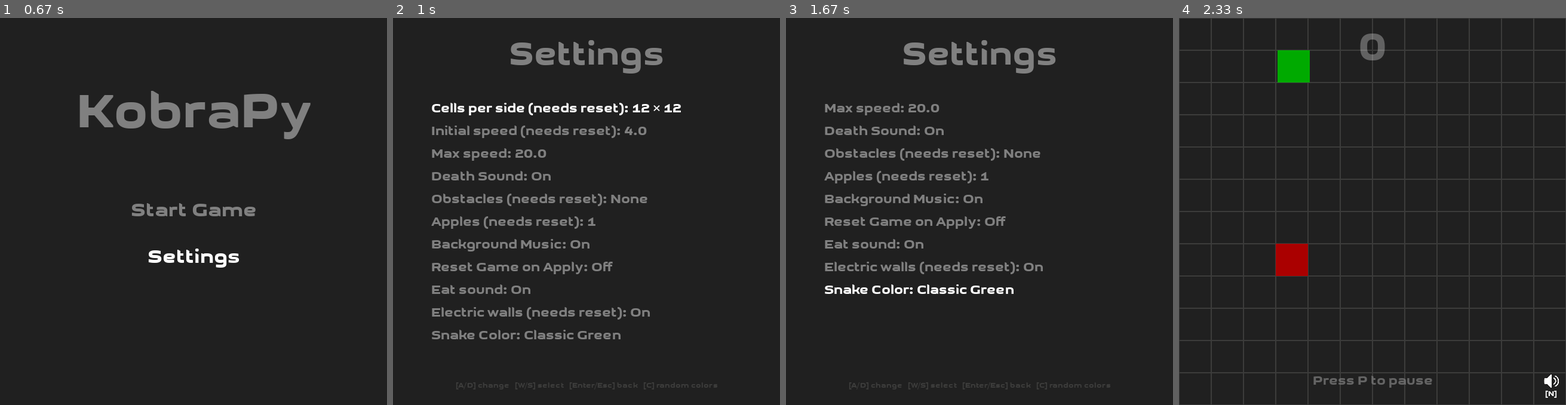
Above: before the commit, frames 1-4 (left to right).
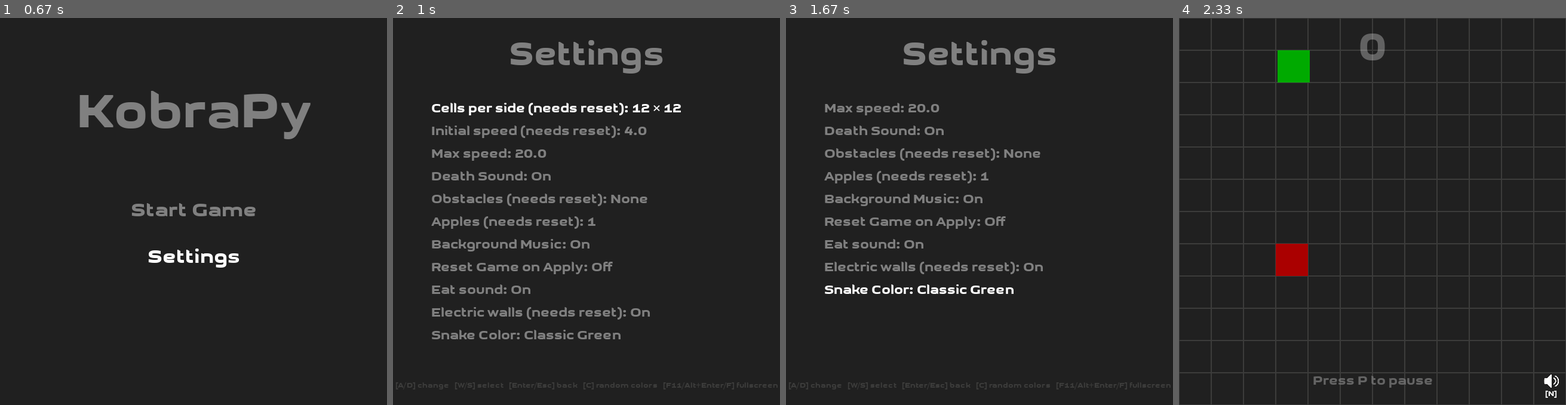
Above: after the commit, the same moments.

Repository: fossguild/naja
Game: pygame game, started from kobra.py
Same seed, same stepped clock (60 frames per second), same inputs: the game is played once before the commit and once after it.
Inputs:
- Up to frame 1 (0.67 s): hold F11 from 0.33 s (still down); hold Up from 0.33 s (still down)
- Up to frame 2 (1 s): release F11 at 0.8 s; release Up at 0.8 s; tap Enter at 0.83 s
- Up to frame 3 (1.67 s): hold F11 1.17-1.63 s; hold Up 1.17-1.63 s
- Up to frame 4 (2.33 s): tap Enter at 1.67 s; click "Start Game" at 2.05 s

Frame 1 is identical in both runs. In frame 2, 0.3% of the frame differs, in the area x 0-100%, y 94-96%; in frame 3, 0.3%; in frame 4, nothing differs.

Commit message:
feat(kobra): make gameplay fill the entire screen with fullscreen mode
- add set_fullscreen helper (SCALED|FULLSCREEN) preserving logical resolution

- start in fullscreen by default

- allow toggling with F11, Alt+Enter, and F in menus and during gameplay

Closes #176

Diff:
--- a/kobra.py
+++ b/kobra.py
@@ -46,6 +46,19 @@
 # Initialize the audio mixer
 pygame.mixer.init()
 
+# --- Fullscreen helpers ---
+DISPLAY_FLAGS = pygame.SCALED  # windowed scaled by default
+IS_FULLSCREEN = False
+
+
+def set_fullscreen(state: GameState, enable: bool) -> None:
+    """Switch fullscreen on/off while keeping logical resolution."""
+    global DISPLAY_FLAGS, IS_FULLSCREEN
+    IS_FULLSCREEN = enable
+    DISPLAY_FLAGS = (pygame.SCALED | pygame.FULLSCREEN) if enable else pygame.SCALED
+    state.arena = pygame.display.set_mode((state.width, state.height), DISPLAY_FLAGS)
+    pygame.display.set_caption(WINDOW_TITLE)
+
 
 ##
 ## Settings Menu Functions
@@ -95,7 +108,7 @@
         state.arena.blit(text, rect)
 
     # Hint footer (smaller)
-    hint_text = "[A/D] change   [W/S] select   [Enter/Esc] back   [C] random colors"
+    hint_text = "[A/D] change   [W/S] select   [Enter/Esc] back   [C] random colors   [F11/Alt+Enter/F] fullscreen"
     hint = assets.render_custom(hint_text, GRID_COLOR, int(state.width / 50))
     state.arena.blit(hint, hint.get_rect(center=(state.width / 2, state.height * 0.95)))
 
@@ -127,6 +140,15 @@
                 continue
 
             key = event.key
+
+            # Fullscreen toggles also work inside the settings menu
+            if (
+                key == pygame.K_F11
+                or (key == pygame.K_RETURN and (pygame.key.get_mods() & pygame.KMOD_ALT))
+                or key == pygame.K_f
+            ):
+                set_fullscreen(state, not IS_FULLSCREEN)
+                continue
 
             if key in (pygame.K_ESCAPE, pygame.K_RETURN):
                 return  # exit menu
@@ -188,7 +210,8 @@
     # Recompute window and recreate surface/fonts if grid changed
     if new_grid_size != old_grid:
         new_width, new_height = config.calculate_window_size(new_grid_size)
-        state.arena = pygame.display.set_mode((new_width, new_height))
+        # Use the current display flags (fullscreen/windowed)
+        state.arena = pygame.display.set_mode((new_width, new_height), DISPLAY_FLAGS)
         pygame.display.set_caption(WINDOW_TITLE)
 
         # Update state's dimensions to match new grid size
@@ -495,6 +518,16 @@
 
             if event.type == pygame.KEYDOWN:
                 key = event.key
+
+                # Allow fullscreen toggle in the start menu as well
+                if (
+                    key == pygame.K_F11
+                    or (key == pygame.K_RETURN and (pygame.key.get_mods() & pygame.KMOD_ALT))
+                    or key == pygame.K_f
+                ):
+                    set_fullscreen(state, not IS_FULLSCREEN)
+                    continue
+
                 if key in (pygame.K_UP, pygame.K_w):
                     selected = (selected - 1) % len(items)
                 elif key in (pygame.K_DOWN, pygame.K_s):
@@ -665,6 +698,9 @@
     )
     state.create_obstacles_constructively(num_obstacles)
     pygame.display.set_caption(WINDOW_TITLE)
+
+    # Force fullscreen at startup (remove or set to False if you prefer windowed)
+    set_fullscreen(state, True)
 
     ##
     ## Start flow
@@ -779,6 +815,12 @@
 
                 elif event.key == pygame.K_c:  # C : randomize snake colors
                     settings.randomize_snake_colors()
+                elif (
+                    event.key == pygame.K_F11
+                    or (event.key == pygame.K_RETURN and (pygame.key.get_mods() & pygame.KMOD_ALT))
+                    or event.key == pygame.K_f
+                ):
+                    set_fullscreen(state, not IS_FULLSCREEN)
 
         ## Update the game
         if state.game_on:
